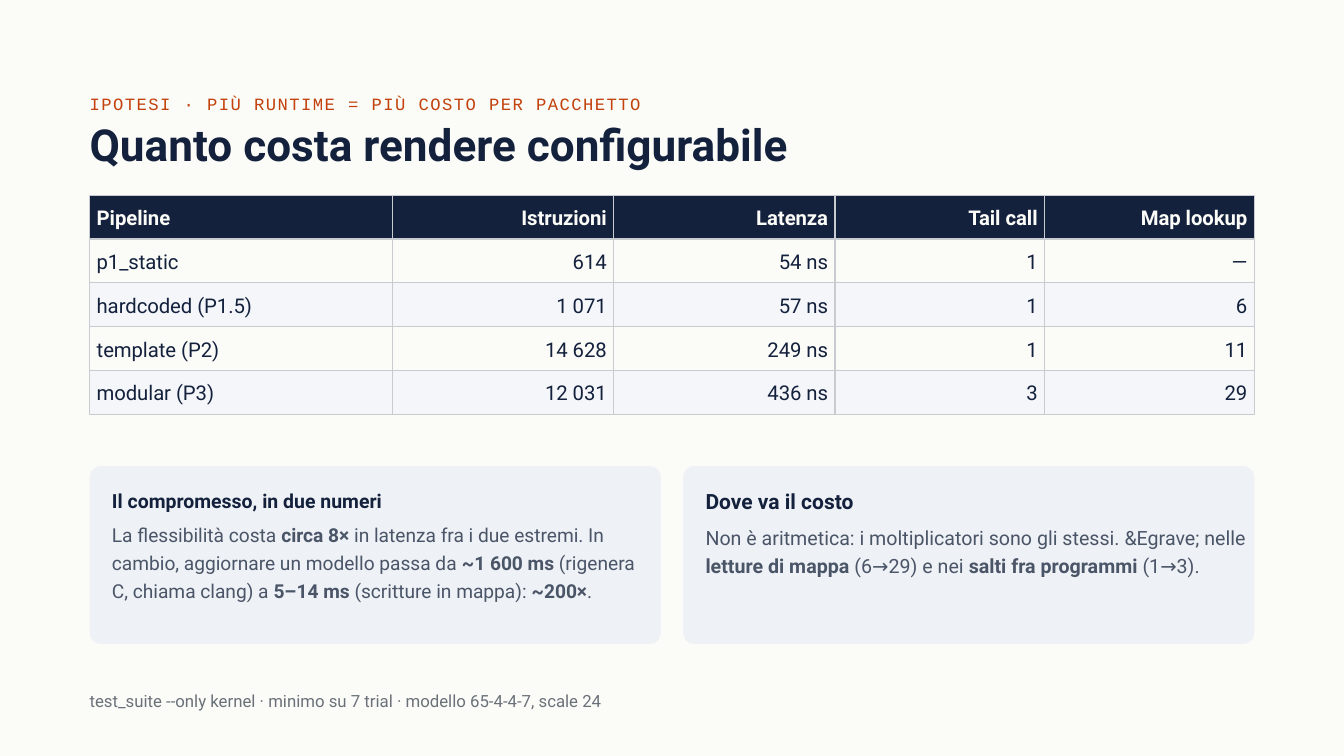
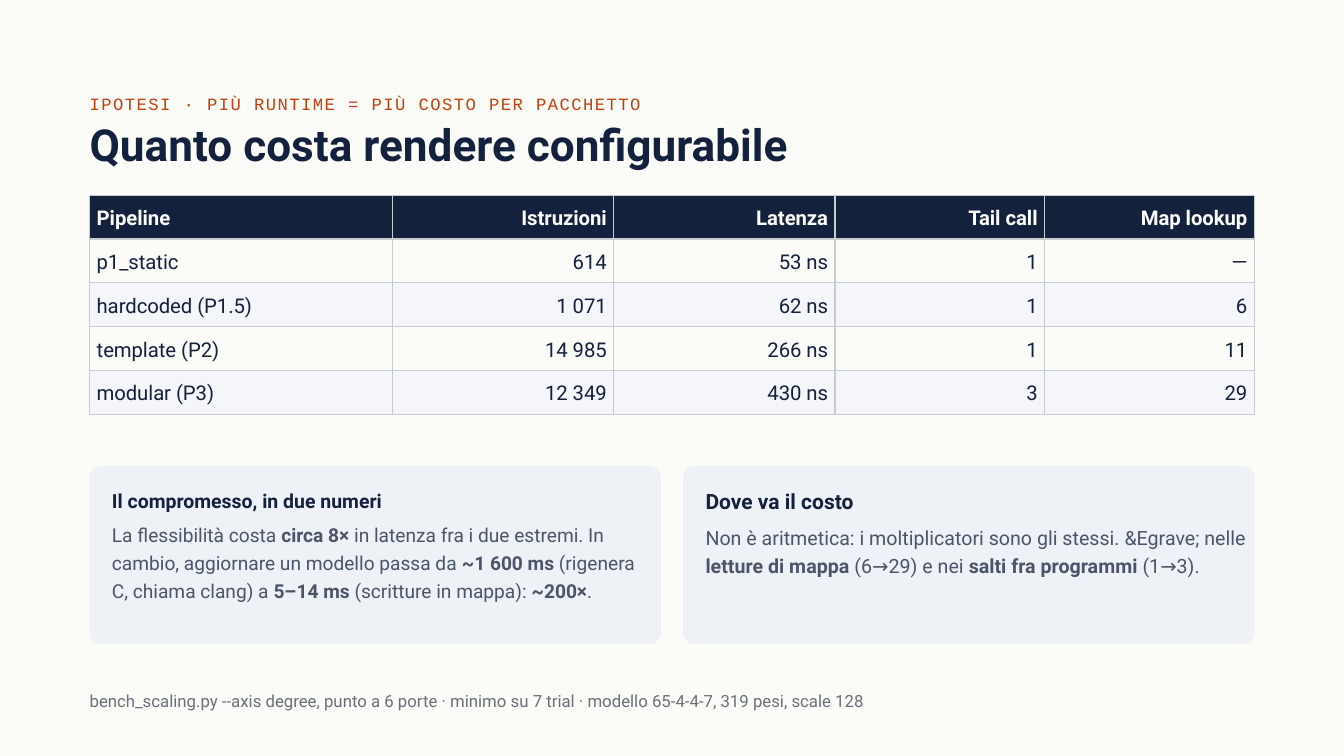
Before and after one commit to ettore-cantile/ipa_lab, a slide deck: slide 5 of docs/IPA eBPF — Implementazione e risultati.pptx. Drawn at 1344x756 pixels with LibreOffice and Linux fonts; fonts in the diff are those of the drawing. Boxes give left, top, right and bottom in pixels: in the first picture for what was removed or moved away, otherwise in the second. Text is boxed around its words. In the diff, an @@ line names an element or a change of style, - is before the commit and + after.

```diff
--- a/docs/IPA eBPF — Implementazione e risultati.pptx
+++ b/docs/IPA eBPF — Implementazione e risultati.pptx
@@ table at box(90, 196, 1255, 414) @@
-row 2, column 3: 54 ns
+row 2, column 3: 53 ns
-row 3, column 3: 57 ns
+row 3, column 3: 62 ns
-row 4, column 2: 14 628
+row 4, column 2: 14 985
-row 4, column 3: 249 ns
+row 4, column 3: 266 ns
-row 5, column 2: 12 031
+row 5, column 2: 12 349
-row 5, column 3: 436 ns
+row 5, column 3: 430 ns
@@ text at box(90, 694, 863, 711): text changed @@
-test_suite --only kernel · minimo su 7 trial · modello 65-4-4-7, scale 24
+bench_scaling.py --axis degree, punto a 6 porte · minimo su 7 trial · modello 65-4-4-7, 319 pesi, scale 128
```
Also in this commit, not shown: 2 other slides changed, 1 slide added, 5 other files.
